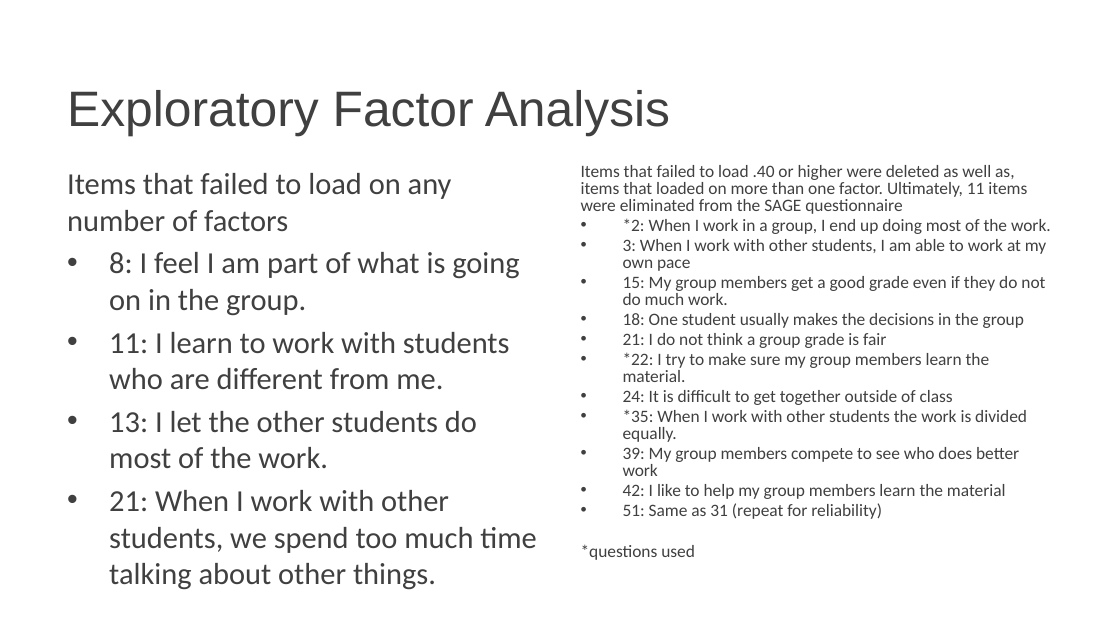
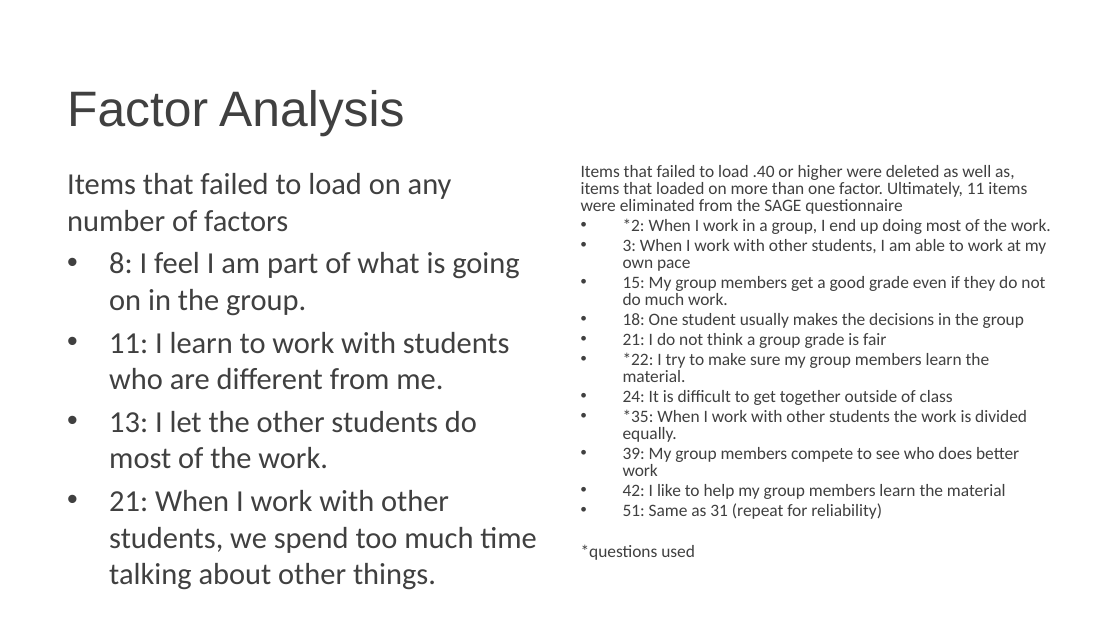
Before and after one commit to Pontigre/PER_analysis, a slide deck: slide 23 of Analysis_explanation.pptx (slide 22 before the commit). Drawn at 1120x630 pixels with LibreOffice and Linux fonts; fonts in the diff are those of the drawing; background and template pictures are left out. Boxes give left, top, right and bottom in pixels: in the first picture for what was removed or moved away, otherwise in the second. Text is boxed around its words. In the diff, an @@ line names an element or a change of style, - is before the commit and + after.

```diff
--- a/Analysis_explanation.pptx
+++ b/Analysis_explanation.pptx
@@ title at box(67, 90, 404, 136): text changed @@
-Exploratory Factor Analysis
+Factor Analysis
```
Also in this commit, not shown: 1 other slide changed, 1 slide added.
